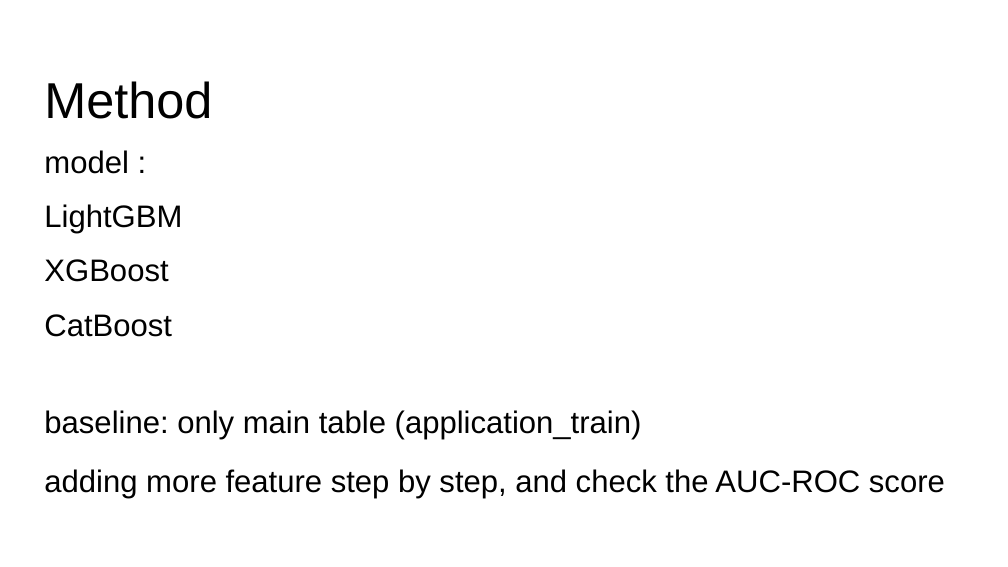
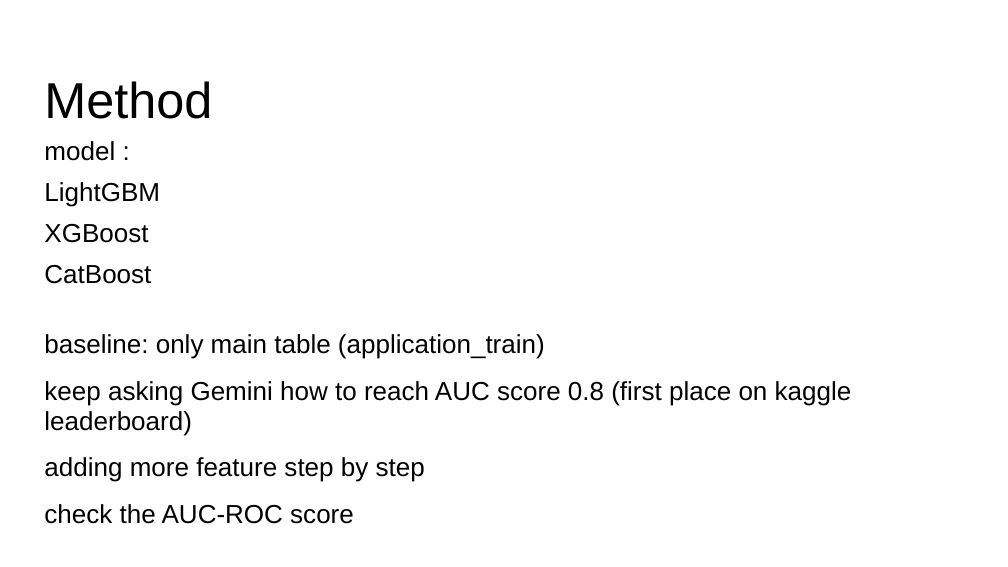
Before and after one commit to Shangguanmoxi520/ml_final_project, a slide deck: slide 7 of ml_final_project.pptx. Drawn at 1008x567 pixels with LibreOffice and Linux fonts; fonts in the diff are those of the drawing. Boxes give left, top, right and bottom in pixels: in the first picture for what was removed or moved away, otherwise in the second. Text is boxed around its words. In the diff, an @@ line names an element or a change of style, - is before the commit and + after.

```diff
--- a/ml_final_project.pptx
+++ b/ml_final_project.pptx
@@ text at (44, 141, 545, 359): size 22.2 to 18.6 pt in "model :", "LightGBM", "XGBoost", "CatBoost" and 1 more places; line spacing 1.15 to 0.95 @@
@@ text at (44, 381, 852, 524): text changed; size 22.2 to 18.6 pt @@
-adding more feature step by step, and check the AUC-ROC score
+keep asking Gemini how to reach AUC score 0.8 (first place on kaggle leaderboard)
+adding more feature step by step
+check the AUC-ROC score
```
Also in this commit, not shown: 6 other slides changed, 2 slides added.
